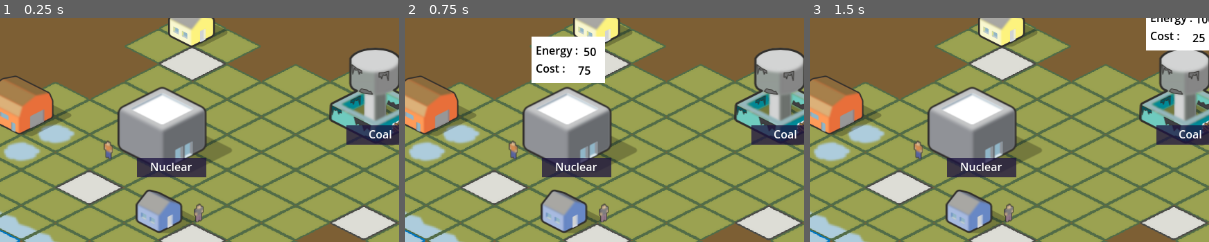
Above: before the commit, frames 1-3 (left to right).
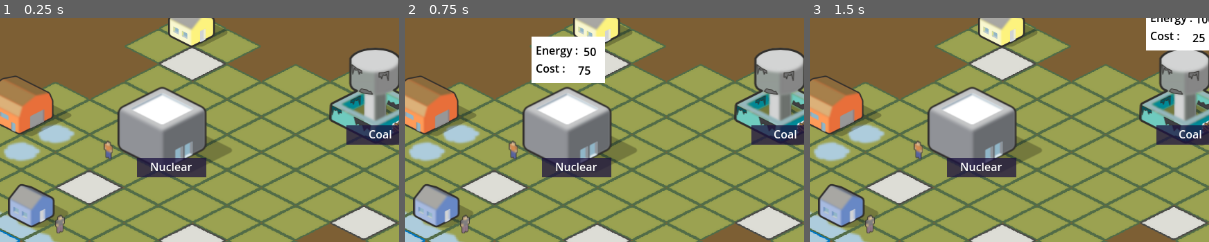
Above: after the commit, the same moments.

Repository: astonedf/SURE_PoC
Game: Godot game, scene res://world.tscn
Same seed, same stepped clock (60 frames per second), same inputs: the game is played once before the commit and once after it.
Inputs (mouse positions are % of the whole screen's width and height, from its top left):
- Up to frame 1 (0.25 s): no input
- Up to frame 2 (0.75 s): tap Enter at 0.5 s; move the mouse to (38, 40) at 0.52 s
- Up to frame 3 (1.5 s): tap Space at 1.25 s; move the mouse to (64, 33) at 1.27 s
The pictures show only the part of the screen within x 16-66%, y 15-65%; the shares and areas given below are measured in that part.

The runs differ from the first frame. In frame 1, 4.2% of the frame differs, in the area x 2-52%, y 74-97%; in frame 2, 4.2%; in frame 3, 4.2%.

Commit message:
Update world.tscn

Diff:
--- a/SURE/world.tscn
+++ b/SURE/world.tscn
@@ -39,7 +39,7 @@
 texture = ExtResource("5_fyi47")
 
 [node name="HouseSmallBlueB" type="Sprite2D" parent="."]
-position = Vector2(426, 377)
+position = Vector2(242, 369)
 texture = ExtResource("6_dms1g")
 
 [node name="WarehouseOrangeB" type="Sprite2D" parent="."]
@@ -84,7 +84,7 @@
 texture = ExtResource("10_y5scj")
 
 [node name="People1B" type="Sprite2D" parent="."]
-position = Vector2(471, 380)
+position = Vector2(271, 396)
 texture = ExtResource("11_f4twp")
 
 [node name="People2A" type="Sprite2D" parent="."]
